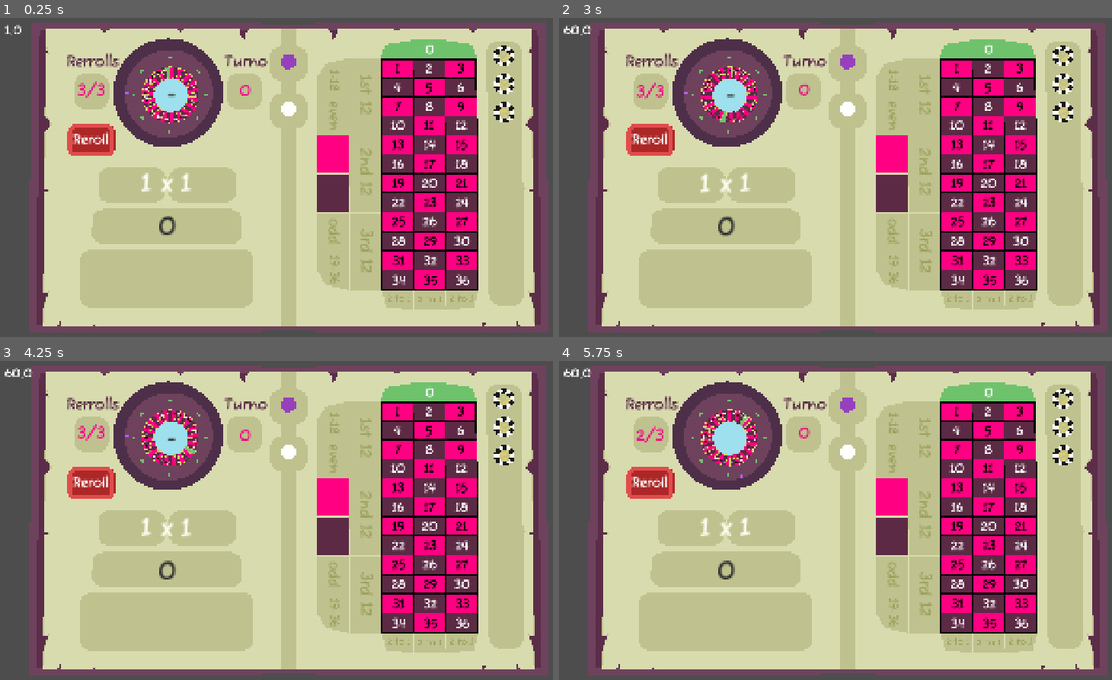
Above: before the commit, frames 1-4 (two rows, left to right).
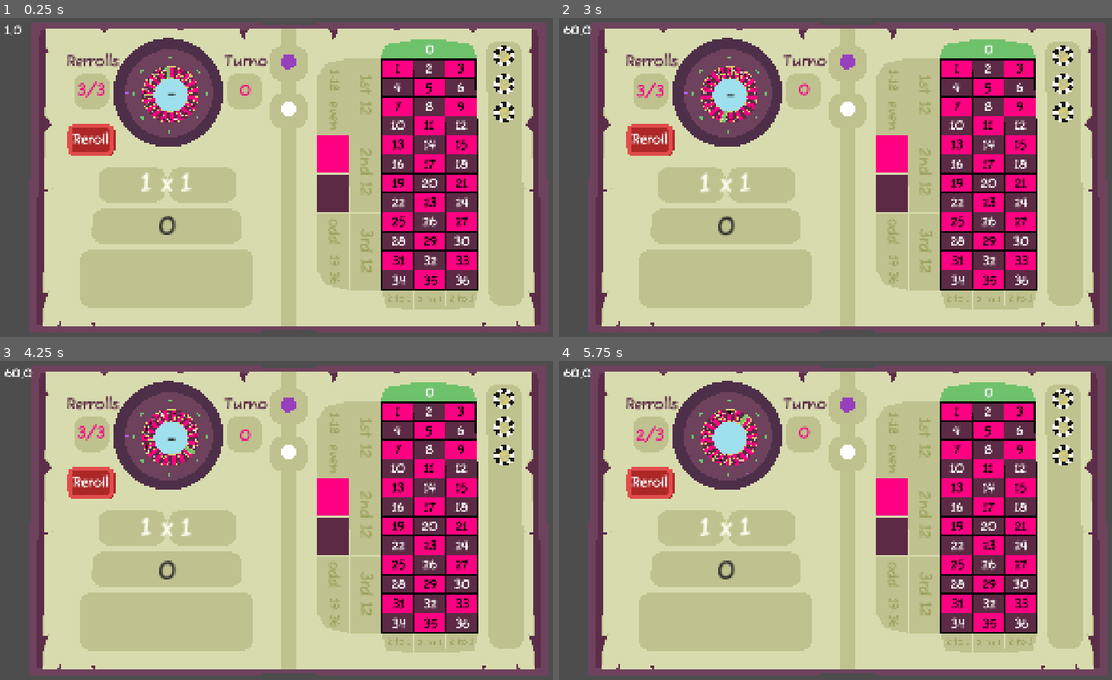
Above: after the commit, the same moments.

Repository: Agustin-Perea/Azard
Game: Godot game, scene res://resources/book/book.tscn
The game is run twice, just before and just after one commit, with the same random seed, the same clock (stepped at 60 frames per second) and the same inputs.
Inputs (mouse positions are in pixels of both pictures, inside the frame that each line leads up to):
- Up to frame 1 (0.25 s): no input
- Up to frame 2 (3 s): move the mouse to (979, 158) at 0.52 s; click (979, 158) at 0.67 s; drag from (724, 193) to (818, 241) at 1.27 s; move the mouse to (907, 104) at 2.02 s; click (907, 104) at 2.17 s; drag from (818, 241) to (664, 126) at 2.77 s
- Up to frame 3 (4.25 s): move the mouse to (470, 568) at 3.52 s; click (470, 568) at 3.67 s
- Up to frame 4 (5.75 s): drag from (664, 469) to (758, 434) at 4.27 s; move the mouse to (879, 517) at 5.02 s; click (879, 517) at 5.17 s

The runs differ from the first frame. In frame 1, 0.6% of the frame differs, in the area x 7-48%, y 3-97%; in frame 2, 0.6%; in frame 3, 0.6%; in frame 4, 0.6%.

Commit message:
fix: roulette scale

Diff:
--- a/features/book/roullette/controllers/roullette_control.gd
+++ b/features/book/roullette/controllers/roullette_control.gd
@@ -61,6 +61,7 @@
 
 @export var finish_y_level: float = -0.09
 
+@onready var parent : Node3D = $".."
 
 var _original_parent: Node
 
@@ -91,6 +92,9 @@
 	_current_radius = _initial_radius
 	_angle_rad = atan2(rel.z, rel.x)
 
+	inner_radius *= parent.scale.x
+	finish_radius *= parent.scale.x
+	finish_y_level *= parent.scale.x
 
 func _initialize_physics() -> void:
 	_omega_initial = deg_to_rad(angular_speed_deg)
@@ -156,7 +160,7 @@
 		get_relative_ball_angle(roulette, ball)
 		- roulette.global_rotation.y
 		+ choosed_field * FIELD_ANGLE
-		+ BASE_OFFSET,
+		+ BASE_OFFSET  + parent.rotation.y,
 		0, TAU
 	)
 
@@ -164,12 +168,13 @@
 	_current_radius = move_toward(_current_radius, inner_radius, radius_speed * delta)
 
 	var adjusted_omega = _omega_final
-	var radius_reached = abs(_current_radius - inner_radius) < 0.01
+	var radius_reached = abs(_current_radius - inner_radius) < 0.01 * parent.scale.x
 
 	if radius_reached:
 		var distance_factor = clamp(angle_diff / deg_to_rad(90.0), 0.1, 1.0)
 		adjusted_omega = _omega_final * distance_factor
 
+
 	_angle_rad += wrapf(adjusted_omega * delta, 0, TAU)
 	_move_ball_smooth(_current_radius, _angle_rad, adjusted_omega)
 
@@ -180,38 +185,33 @@
 
 
 func _process_adjust(delta: float) -> void:
-	var finish_radius_reached = abs(_current_radius - finish_radius) < 0.01
-
+	var finish_radius_reached = abs(_current_radius - finish_radius) < 0.01* parent.scale.x
 	var radius_speed = (_initial_radius - inner_radius) / drop_duration
 	_current_radius = move_toward(_current_radius, finish_radius, radius_speed * delta)
 
-	var spot_angle = -roulette.global_rotation.y + (choosed_field * FIELD_ANGLE) + BASE_OFFSET / 2
+	var spot_angle = -roulette.global_rotation.y + (choosed_field * FIELD_ANGLE) + BASE_OFFSET
 	var spot_pos_global = roulette.global_transform.origin + Vector3(sin(spot_angle), 0, cos(spot_angle)) * finish_radius
-	var target_ball_angle = atan2(spot_pos_global.x - _center.x, spot_pos_global.z - _center.z) - 1.5708
-
+	var finish_pos = get_position_from_angle(
+		atan2(spot_pos_global.x - _center.x, spot_pos_global.z - _center.z) - 1.5708,
+		finish_radius,
+		roulette.global_position
+	)
+
+	var target_ball_angle = atan2(finish_pos.z - _center.z, finish_pos.x - _center.x)
 	_move_ball_smooth(_current_radius, target_ball_angle, _omega_final)
 
-	angle_diff = wrapf(
-		get_relative_ball_angle(roulette, ball)
-		- roulette.global_rotation.y
-		+ choosed_field * FIELD_ANGLE
-		+ BASE_OFFSET,
-		0, TAU
-	)
-	var angle_reached = (abs(angle_diff) < deg_to_rad(5) or abs(angle_diff - TAU) < deg_to_rad(5))
-
-	if finish_radius_reached and angle_reached:
+	# Comparar distancia XZ directamente contra finish_pos, sin depender de angle_diff
+	var ball_xz = Vector2(ball.global_position.x, ball.global_position.z)
+	var target_xz = Vector2(finish_pos.x, finish_pos.z)
+	var dist_to_target = ball_xz.distance_to(target_xz)
+	var position_reached = dist_to_target < 0.005 * parent.scale.x
+
+	if finish_radius_reached and position_reached:
 		spin_finished.emit()
-		print("Han finalizado")
-		_transition_to(Phase.FINISHED)
-
-	if _phase_time > 0.5:
-		spin_finished.emit()
-		var finish_pos = get_position_from_angle(target_ball_angle, finish_radius, roulette.global_position)
+		print("Han finalizado, dist: ", dist_to_target)
 		ball.global_position.x = finish_pos.x
 		ball.global_position.z = finish_pos.z
-		ball.global_position.y = finish_y_level
-		print("Han finalizado")
+		ball.global_position.y = self.global_position.y + finish_y_level
 		_transition_to(Phase.FINISHED)
 
 
@@ -240,7 +240,7 @@
 	ball.global_position.z = lerp(ball.global_position.z, z, lerp_factor)
 
 	# Descenso suave en Y sin gravedad real
-	ball.global_position.y = move_toward(ball.global_position.y, finish_y_level, 0.001 * (1.0 - omega / _omega_initial))
+	ball.global_position.y = move_toward(ball.global_position.y, parent.global_position.y + finish_y_level, 0.0001 * (1.0 - omega / _omega_initial))
 
 
 func _transition_to(new_phase: Phase) -> void:
--- a/resources/book/book.tscn
+++ b/resources/book/book.tscn
@@ -607,7 +607,6 @@
 shape = SubResource("SphereShape3D_liidn")
 
 [node name="left_cover" type="MeshInstance3D" parent="." unique_id=1440093180 node_paths=PackedStringArray("roulette", "ball", "ball_origin_transform")]
-transform = Transform3D(1, 0, 0, 0, 1, 0, 0, 0, 1, -5.9604645e-08, -1.4305115e-06, 0.0018132329)
 material_override = ExtResource("2_padf7")
 mesh = ExtResource("1_hgj57")
 script = ExtResource("2_d1tnm")
@@ -616,11 +615,12 @@
 ball_origin_transform = NodePath("roulette_ball_origin")
 angular_speed_deg = 1000.0
 deceleration_time = 2.0
-final_speed_deg = 120.0
+final_speed_deg = 100.0
 drop_duration = 1.0
-inner_radius = 0.173
-finish_radius = 0.125
+inner_radius = 0.18
+finish_radius = 0.135
 choosed_field = 15
+finish_y_level = -0.1
 
 [node name="base_mesh" type="MeshInstance3D" parent="left_cover" unique_id=1442219343]
 transform = Transform3D(1, 0, 0, 0, 1, 0, 0, 0, 1, -0.8492213, -0.041860536, -1.6421878)
--- a/scenes/combat/battle_scene_1.tscn
+++ b/scenes/combat/battle_scene_1.tscn
@@ -57,6 +57,11 @@
 transform = Transform3D(-0.95731944, 0, -0.2890319, 0, 1, 0, 0.2890319, 0, -0.95731944, -1.5797986, 1.6798961, -1.6191579)
 fov = 45.0
 
+[node name="VirtualCamera2" type="Camera3D" parent="CameraContainer" unique_id=233727052]
+transform = Transform3D(-0.9486057, -0.31646043, -1.3832925e-08, 0, -4.371139e-08, 1, -0.31646043, 0.9486057, 4.1464872e-08, -0.35804647, 1.57823, 0.32839847)
+current = true
+fov = 45.0
+
 [node name="CombatCameras" type="Node" parent="CameraContainer" unique_id=1752700216]
 
 [node name="Extra" type="Node" parent="." unique_id=1603717315]
--- a/scenes/players/mage/player.tscn
+++ b/scenes/players/mage/player.tscn
@@ -5,6 +5,7 @@
 [ext_resource type="PackedScene" uid="uid://crkakatmymvxg" path="res://resources/player/mage/mage.glb" id="1_iuamq"]
 [ext_resource type="AnimationLibrary" uid="uid://c6g5gbjffb45a" path="res://resources/player/mage/animations/player_animation_library.res" id="2_iuamq"]
 [ext_resource type="Script" uid="uid://dw0pxbqiq52da" path="res://features/combat/controllers/StatusViewComponent.gd" id="2_r5pid"]
+[ext_resource type="PackedScene" uid="uid://ckjjsqq6r5ljr" path="res://resources/book/book.tscn" id="6_r5pid"]
 
 [sub_resource type="StyleBoxFlat" id="StyleBoxFlat_pxtl2"]
 bg_color = Color(0.21568628, 0.21568628, 0.21568628, 0.56078434)
@@ -136,18 +137,18 @@
 bones/0/position = Vector3(0.121124156, 0.7422869, 0.07323456)
 bones/0/rotation = Quaternion(-0.011406741, 0.044248644, 0.99889153, -0.011303348)
 bones/1/rotation = Quaternion(3.0908623e-08, 0.7071068, 0.7071068, -3.0908623e-08)
-bones/2/position = Vector3(-0.0069570765, 0.8803054, 0.06194786)
-bones/2/rotation = Quaternion(0.055287473, -0.13944623, 0.0005216611, 0.9886849)
+bones/2/position = Vector3(-0.006957056, 0.87708634, 0.06363139)
+bones/2/rotation = Quaternion(0.037296347, -0.13934186, 0.0030571404, 0.98953706)
 bones/3/rotation = Quaternion(-0.018046888, 7.6413285e-09, 4.345655e-09, 0.99983716)
-bones/4/rotation = Quaternion(-0.04318507, 0.018686594, 0.009040035, 0.9988514)
-bones/5/rotation = Quaternion(-0.07940523, 0.062453307, 0.011804769, 0.9948141)
+bones/4/rotation = Quaternion(-0.020640654, 0.020990288, 0.0046011913, 0.99955606)
+bones/5/rotation = Quaternion(-0.05688181, 0.06964561, 0.007690579, 0.99591917)
 bones/6/position = Vector3(0.037929762, 0.15042987, 0.030401103)
-bones/6/rotation = Quaternion(-0.5699333, -0.40944785, -0.43472192, 0.5643982)
-bones/7/rotation = Quaternion(-0.42261845, 0.6162542, -0.49035266, 0.4485297)
+bones/6/rotation = Quaternion(-0.5784844, -0.39906666, -0.4420828, 0.5573727)
+bones/7/rotation = Quaternion(-0.4085045, 0.5983561, -0.5116065, 0.46190137)
 bones/8/position = Vector3(-1.0826666e-08, 0.25736415, 2.3366937e-08)
-bones/8/rotation = Quaternion(0.0811072, 0.0009783742, -7.9642035e-05, 0.9967049)
+bones/8/rotation = Quaternion(0.08110614, -0.0007558117, 6.1460145e-05, 0.99670523)
 bones/9/position = Vector3(3.0375737e-09, 0.25647002, 3.394696e-09)
-bones/9/rotation = Quaternion(-0.02731598, 0.00057356776, 0.0024287142, 0.99962384)
+bones/9/rotation = Quaternion(-0.02731368, 0.0011262086, 0.002398836, 0.9996234)
 bones/10/position = Vector3(-0.0004997272, 0.0906765, 0.036388494)
 bones/10/rotation = Quaternion(-0.017172229, 0.7269746, -0.012373072, 0.6863381)
 bones/11/rotation = Quaternion(0.0023569278, 0.00010069911, -4.787689e-07, 0.99999726)
@@ -160,12 +161,12 @@
 bones/23/rotation = Quaternion(0.16022632, 5.2142423e-06, 1.4301986e-06, 0.98708034)
 bones/24/rotation = Quaternion(-0.0006802829, -1.5201513e-06, -9.0340643e-07, 0.99999976)
 bones/25/position = Vector3(-0.037929717, 0.15042976, 0.03040111)
-bones/25/rotation = Quaternion(-0.5663724, 0.4220948, 0.42512706, 0.5659729)
-bones/26/rotation = Quaternion(0.3853707, 0.6466, -0.45331, -0.47739717)
+bones/25/rotation = Quaternion(-0.5767011, 0.4055332, 0.43743384, 0.5582206)
+bones/26/rotation = Quaternion(0.3616864, 0.6474935, -0.45089993, -0.49661297)
 bones/27/position = Vector3(3.2557274e-08, 0.24770457, 3.3759626e-09)
-bones/27/rotation = Quaternion(0.7033517, 0.026089724, -0.025849292, 0.7098927)
+bones/27/rotation = Quaternion(0.7196741, 0.03455283, -0.03591933, 0.69252086)
 bones/28/position = Vector3(3.144714e-08, 0.24628751, 9.6033126e-08)
-bones/28/rotation = Quaternion(0.13883595, 0.7606095, -0.1322769, 0.62024236)
+bones/28/rotation = Quaternion(0.1307641, 0.7622376, -0.14384258, 0.6174171)
 bones/29/position = Vector3(0.0004995577, 0.09067649, 0.036388576)
 bones/29/rotation = Quaternion(-0.017171588, -0.7269747, 0.012373101, 0.686338)
 bones/30/rotation = Quaternion(0.0023573379, -0.00010048153, 7.578336e-07, 0.99999726)
@@ -181,21 +182,21 @@
 bones/41/rotation = Quaternion(-0.6976952, 0.703881, 0.07862685, -0.10766041)
 bones/42/rotation = Quaternion(0.16022612, -5.2219257e-06, -1.2309974e-06, 0.98708034)
 bones/43/rotation = Quaternion(-0.00068030023, 1.5569385e-06, 8.037633e-07, 0.99999976)
-bones/44/rotation = Quaternion(0.18085991, -0.041199572, -0.005868267, 0.98262805)
+bones/44/rotation = Quaternion(0.15848857, -0.04564186, -0.0016487478, 0.98630404)
 bones/45/rotation = Quaternion(-0.11433156, 0.07435184, -0.008581372, 0.99061924)
-bones/46/rotation = Quaternion(0.09738831, 0.034628686, -0.0028741967, 0.99463975)
-bones/47/rotation = Quaternion(0.97027236, 0.036530916, -0.19133584, 0.14362404)
+bones/46/rotation = Quaternion(0.07452478, 0.029816344, -0.0039248248, 0.9967657)
+bones/47/rotation = Quaternion(0.9718943, 0.036350988, -0.1914868, 0.13203347)
 bones/48/position = Vector3(4.1515268e-08, 0.39567122, -2.5262114e-08)
-bones/48/rotation = Quaternion(0.16317864, 0.003513627, -0.00058119226, 0.9865902)
+bones/48/rotation = Quaternion(0.17777026, 0.0039393944, -0.00071162835, 0.98406386)
 bones/49/position = Vector3(-1.169974e-08, 0.43147734, -5.820766e-11)
-bones/49/rotation = Quaternion(-0.50363165, -0.26410982, -0.09446683, 0.8171152)
+bones/49/rotation = Quaternion(-0.51066786, -0.26482648, -0.091899835, 0.8127975)
 bones/50/rotation = Quaternion(-2.992092e-07, 0.95680606, -0.29072693, -7.548806e-07)
-bones/51/rotation = Quaternion(0.9758903, -0.028034609, 0.19134542, 0.10118905)
+bones/51/rotation = Quaternion(0.97597706, -0.039266642, 0.19197103, 0.09525911)
 bones/52/position = Vector3(-4.0570702e-09, 0.395842, 6.4028427e-10)
-bones/52/rotation = Quaternion(0.14338022, -0.0031712484, 0.00045950574, 0.9896625)
+bones/52/rotation = Quaternion(0.16535604, -0.0047502583, 0.0007965433, 0.9862222)
 bones/52/scale = Vector3(1, 1.000002, 0.999998)
-bones/53/position = Vector3(1.7286125e-08, 0.43282303, 3.45117e-09)
-bones/53/rotation = Quaternion(-0.545808, 0.01825768, -0.030934887, 0.83713996)
+bones/53/position = Vector3(1.16961765e-08, 0.43230745, -2.1892372e-08)
+bones/53/rotation = Quaternion(-0.5553221, 0.018239561, -0.0321167, 0.83081484)
 bones/54/rotation = Quaternion(-9.370335e-05, 0.95680594, -0.2907274, -0.00030872508)
 
 [node name="BallPower" parent="ModelVisualComponent/mage/bro_rig/Skeleton3D" index="0" unique_id=151070186]
@@ -209,4 +210,7 @@
 tree_root = SubResource("AnimationNodeStateMachine_2cjfn")
 anim_player = NodePath("../ModelVisualComponent/mage/AnimationPlayer")
 
+[node name="Book" parent="." unique_id=1676174387 instance=ExtResource("6_r5pid")]
+transform = Transform3D(-0.1419433, 0, 0.04849841, 0, 0.14999998, 0, -0.04849841, 0, -0.1419433, -0.30410525, 1.2060243, 0.17764848)
+
 [editable path="ModelVisualComponent/mage"]
